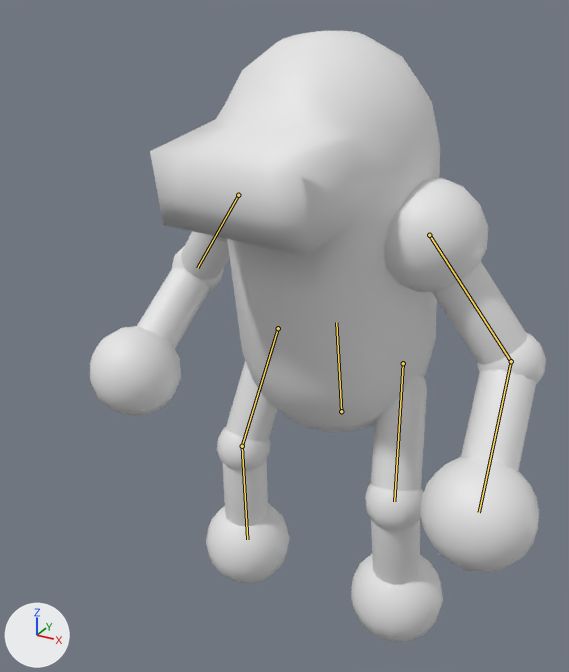
What one commit did to the glTF model models/giants/pill_giant/PillGiant.glb.
One viewpoint serves both versions: a 50 mm lens placed at (3.13, -6.5, 2.14), pointed at (-0.2, -0.44, -0.89). Arrows for +X, +Y and +Z are at lower left; the lights stay in place. The picture after the commit comes second. Both versions are drawn at frame 108 of the action 'ATTACK_ARM_LEFT'; the numbers are the values there. The bones that change are drawn over the model as lines.
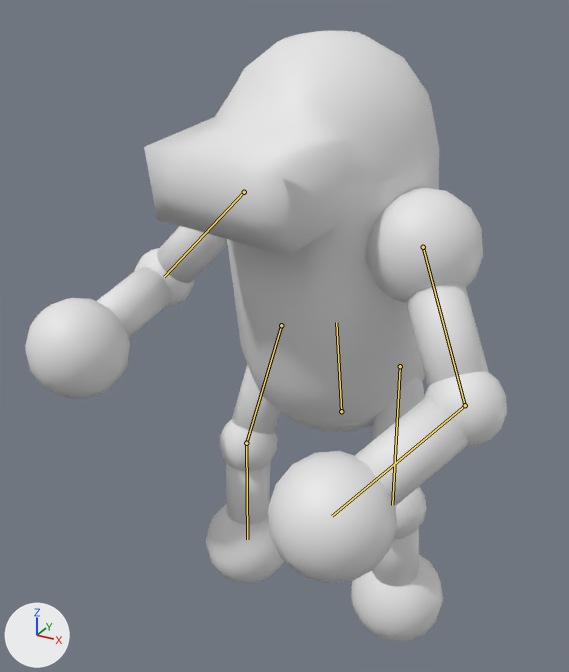
Changed parts and their boxes [x1, y1, x2, y2] in the pictures (569 x 672 px):
'Sphere.001', posed
    before: [90, 31, 546, 642]
    after: [25, 31, 507, 641]
bone 'Thigh.L', root to tip
    before: (403, 363) to (394, 501)
    after: (400, 366) to (392, 505)
bone 'Upperarm.L', root to tip
    before: (429, 235) to (511, 361)
    after: (423, 247) to (465, 405)
bone 'Forearm.L', root to tip
    before: (511, 361) to (479, 512)
    after: (465, 405) to (332, 516)
bone 'Thigh.R', root to tip
    before: (278, 328) to (242, 446)
    after: (281, 325) to (246, 443)
bone 'Calf.R', root to tip
    before: (242, 446) to (247, 539)
    after: (246, 443) to (247, 539)
bone 'Upperarm.R', root to tip
    before: (238, 195) to (197, 268)
    after: (244, 192) to (164, 277)

The change, as a list of edits to the scene's bpy script:
```text
Change bone_body:
    where bone_body = bpy.data.objects['Armature'].pose.bones['Body']
    bone_body.rotation_quaternion: (0.999, 0.0, -0.044, 0.0) -> (0.996, 0.0, -0.085, 0.0)  # degrees (0, -5, 0) -> degrees (0, -10, 0)
Change bone_thigh_l:
    where bone_thigh_l = bpy.data.objects['Armature'].pose.bones['Thigh.L']  # child of 'Body'
    bone_thigh_l.rotation_quaternion: (0.947, 0.052, -0.158, -0.274) -> (0.94, 0.068, -0.197, -0.27)  # degrees (11, -16, -34) -> degrees (14, -20, -35)
Change bone_upperarm_l:
    where bone_upperarm_l = bpy.data.objects['Armature'].pose.bones['Upperarm.L']  # child of 'Body'
    bone_upperarm_l.location: (-0.01, 0.3, -0.08) -> (0.0, 0.38, -0.24)
    bone_upperarm_l.rotation_quaternion: (0.804, -0.172, 0.373, 0.43) -> (0.812, -0.401, 0.346, 0.245)  # degrees (4, 48, 58) -> degrees (-48, 49, 11)
Change bone_forearm_l:
    where bone_forearm_l = bpy.data.objects['Armature'].pose.bones['Forearm.L']  # child of 'Upperarm.L'
    bone_forearm_l.rotation_quaternion: (0.831, -0.46, -0.305, -0.067) -> (0.807, -0.516, -0.28, -0.064)  # degrees (-62, -35, 12) -> degrees (-69, -31, 13)
Change bone_thigh_r:
    where bone_thigh_r = bpy.data.objects['Armature'].pose.bones['Thigh.R']  # child of 'Body'
    bone_thigh_r.rotation_quaternion: (0.959, 0.02, 0.074, 0.274) -> (0.962, 0.007, 0.034, 0.269)  # degrees (5, 7, 32) -> degrees (2, 4, 31)
Change bone_calf_r:
    where bone_calf_r = bpy.data.objects['Armature'].pose.bones['Calf.R']  # child of 'Thigh.R'
    bone_calf_r.rotation_quaternion: (0.975, 0.0, 0.0, -0.222) -> (0.982, 0.0, 0.0, -0.189)  # degrees (0, 0, -26) -> degrees (0, 0, -22)
Change bone_upperarm_r:
    where bone_upperarm_r = bpy.data.objects['Armature'].pose.bones['Upperarm.R']  # child of 'Body'
    bone_upperarm_r.rotation_quaternion: (0.829, -0.118, -0.344, -0.425) -> (0.879, -0.292, -0.175, -0.334)  # degrees (8, -42, -57) -> degrees (-27, -30, -34)
```
